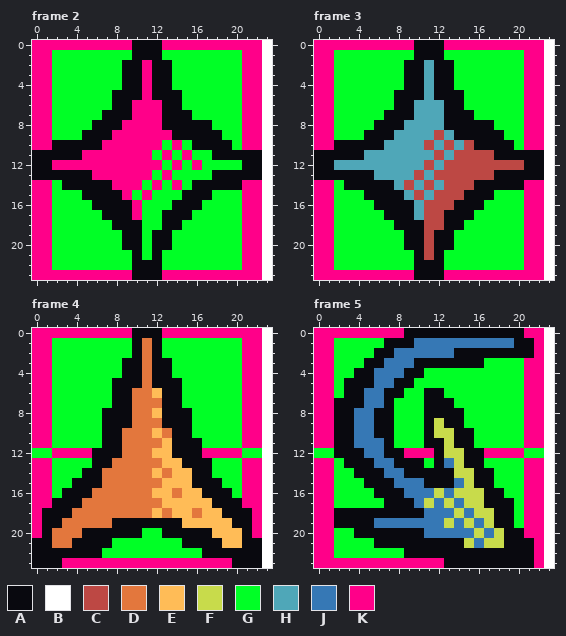
Two versions of one pixel-art file, lockdeck/assets/effects/effect template large.aseprite. That is the earlier state.
24x24 pixels, 14 frames. Shown: frame 2, frame 3, frame 4, frame 5. The commit also changed other frames, which this record leaves out.
Visible layers, top first: "inline", "outline", "size guide".
Palette (. is transparent): A #09090f  B #ffffff  C #bd4844  D #e3773d  E #ffbc57  F #c8db4b  G #00ff26  H #4fa7b8  J #3678b5  K #ff0089
Pixels before, frame 2, first column x 0:
 0 KKKKKKKKKKAAAKKKKKKKKKKB
 1 KKGGGGGGGGAAAGGGGGGGGKKB
 2 KKGGGGGGGAAKAAGGGGGGGKKB
 3 KKGGGGGGGAAKAAGGGGGGGKKB
 4 KKGGGGGGGAAKAAGGGGGGGKKB
 5 KKGGGGGGAAAKAAAGGGGGGKKB
 6 KKGGGGGGAAKKKAAGGGGGGKKB
 7 KKGGGGGAAAKKKAAAGGGGGKKB
 8 KKGGGGAAAKKKKAAAAAGGGKKB
 9 KKGGGAAAKKKKKKAAAAAGGKKB
10 KKAAAAAKKKKKKGKGAAAAGKKB
11 AAAAAKKKKKKKGKGKGGAAAAAB
12 AAKKKKKKKKKKKGKGKGGGGAAB
13 AAAAAAKKKKKKGKGGGGAAAAAB
14 KKGAAAAAKKKGKGKGAAAAAKKB
15 KKGGGAAAAKGKGGGAAAGGGKKB
16 KKGGGGAAAAKGGGAAAGGGGKKB
17 KKGGGGGAAAKGGAAAGGGGGKKB
18 KKGGGGGGAAAGGAAGGGGGGKKB
19 KKGGGGGGGAAGAAGGGGGGGKKB
20 KKGGGGGGGAAGAAGGGGGGGKKB
21 KKGGGGGGGGAGAGGGGGGGGKKB
22 KKGGGGGGGGAAAGGGGGGGGKKB
23 KKKKKKKKKKAAAKKKKKKKKKKB
Pixels before, frame 3, first column x 0:
 0 KKKKKKKKKKAAAKKKKKKKKKKB
 1 KKGGGGGGGGAAAGGGGGGGGKKB
 2 KKGGGGGGGAAHAAGGGGGGGKKB
 3 KKGGGGGGGAAHAAGGGGGGGKKB
 4 KKGGGGGGGAAHAAGGGGGGGKKB
 5 KKGGGGGGAAAHAAAGGGGGGKKB
 6 KKGGGGGGAAHHHAAGGGGGGKKB
 7 KKGGGGGAAAHHHAAAGGGGGKKB
 8 KKGGGGAAAHHHHAAAAAGGGKKB
 9 KKGGGAAAHHHHCHAAAAAGGKKB
10 KKAAAAAHHHHCHCHCAAAAGKKB
11 AAAAAHHHHHHHCHCCCCAAAAAB
12 AAHHHHHHHHHCHCCCCCCCCAAB
13 AAAAAAHHHHCHCCCCCCAAAAAB
14 KKGAAAAAHCHCHCCCAAAAAKKB
15 KKGGGAAAAHCHCCCAAAGGGKKB
16 KKGGGGAAAAHCCCAAAGGGGKKB
17 KKGGGGGAAAHCCAAAGGGGGKKB
18 KKGGGGGGAAACCAAGGGGGGKKB
19 KKGGGGGGGAACAAGGGGGGGKKB
20 KKGGGGGGGAACAAGGGGGGGKKB
21 KKGGGGGGGGACAGGGGGGGGKKB
22 KKGGGGGGGGAAAGGGGGGGGKKB
23 KKKKKKKKKKAAAKKKKKKKKKKB
Pixels before, frame 4, first column x 0:
 0 KKKKKKKKKKAAAKKKKKKKKKKB
 1 KKGGGGGGGGADAGGGGGGGGKKB
 2 KKGGGGGGGGADAGGGGGGGGKKB
 3 KKGGGGGGGAADAAGGGGGGGKKB
 4 KKGGGGGGGAADAAGGGGGGGKKB
 5 KKGGGGGGAAADAAAGGGGGGKKB
 6 KKGGGGGGAADDEAAGGGGGGKKB
 7 KKGGGGGGAADDDAAGGGGGGKKB
 8 KKGGGGGAAADDEAAAGGGGGKKB
 9 KKGGGGGAAADDDAAAGGGGGKKB
10 KKGGGGGAADDDEDAAGGGGGKKB
11 KKGGGGGAADDDDEAAAGGGGKKB
12 GGKKKKAAADDDEEAAAKKKKGGB
13 KKGGGGAADDDDDEEAAAGGGKKB
14 KKGGGAADDDDDEDEEAAGGGKKB
15 KKGGAAADDDDDDEEEAAAGGKKB
16 KKGAAADDDDDDEEDEEAAAGKKB
17 KKAAADDDDDDDDEEEEEAAAKKB
18 KAAADDDDDDDDEDEEDEEAAAKB
19 KAADDDDDAAAAAAAEEEEEAAKB
20 KADDDAAAAAAGGAAAAAEEEAKB
21 AADDAAAAGGGGGGGAAAAEEAAB
22 AAAAAAAGGGGGGGGGGAAAAAAB
23 AAAKKKKKKKKKKKKKKKKKAAAB
Pixels before, frame 5, first column x 0:
 0 KKKKKKKKKAAAAAAAAAAAAKKB
 1 KKGGGGGAAAJJJJJJJJJJAAKB
 2 KKGGGGAAJJJJJJAAAAAAAAKB
 3 KKGGGAAJJJAAAAAAAGGGGKKB
 4 KKGGAAJJJAAGGGGGGGGGGKKB
 5 KKGAAAJJAAGGGGGGGGGGGKKB
 6 KKGAAJJAAGGAAGGGGGGGGKKB
 7 KKAAAJJAGGGAAAGGGGGGGKKB
 8 KKAAJJAAGGGAAAAGGGGGGKKB
 9 KKAAJJAAGGGAFAAGGGGGGKKB
10 KKAAJJAAGGGAFFAAGGGGGKKB
11 KKAAJJJAGGGAAFAAGGGGGKKB
12 GGAAAJJAAKKKAFFAAKKKKGGB
13 KKGAAAJJAAAGAJFAAGGGGKKB
14 KKGGAAAJJAAAAAFFAAGGGKKB
15 KKGGGAAAJJJAAAJFAAGGGKKB
16 KKGGGGAAAJJJFJFFFAAGGKKB
17 KKGGGGGAAAJFJFJFFAAAGKKB
18 KKAAAAAAAAAJJJFJFFAAGKKB
19 KKAAAAJJJJJJJFJFJFAAGKKB
20 KKGGAAAAAAAJJJJJFJFAAKKB
21 KKGGGGAAAAAAAAAFJFFAAAKB
22 KKGGGGGGGAAAAAAAAAAAAAKB
23 KKKKKKKKKKKKKAAAAAAAAAKB
The same view after the edit:
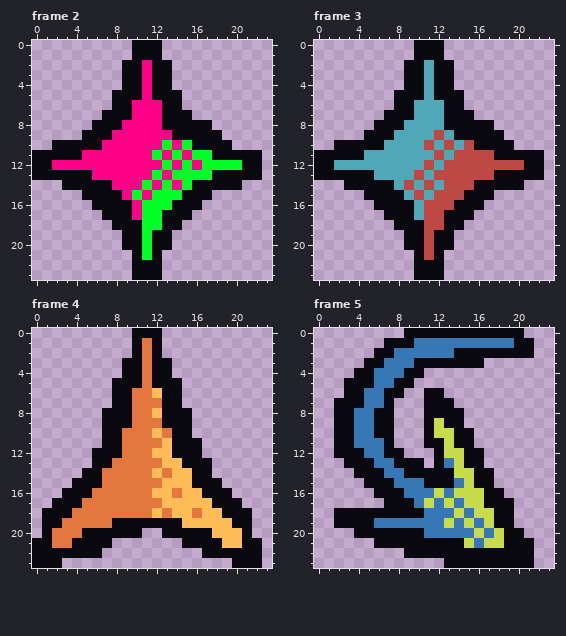
The edit:
layer "size guide" now hidden
Frame 2:
y 0: x 0..9 KKKKKKKKKK -> ..........; x 13..23 KKKKKKKKKKB -> ...........
y 1: x 0..9 KKGGGGGGGG -> ..........; x 13..23 GGGGGGGGKKB -> ...........
y 2..4: x 0..8 KKGGGGGGG -> .........; x 14..23 GGGGGGGKKB -> ..........
y 5..6: x 0..7 KKGGGGGG -> ........; x 15..23 GGGGGGKKB -> .........
y 7: x 0..6 KKGGGGG -> .......; x 16..23 GGGGGKKB -> ........
y 8: x 0..5 KKGGGG -> ......; x 18..23 GGGKKB -> ......
y 9: x 0..4 KKGGG -> .....; x 19..23 GGKKB -> .....
y 10: x 0..1 KK -> ..; x 20..23 GKKB -> ....
y 11..13: x 23 B -> .
y 14: x 0..2 KKG -> ...; x 21..23 KKB -> ...
y 15: x 0..4 KKGGG -> .....; x 18..23 GGGKKB -> ......
y 16: x 0..5 KKGGGG -> ......; x 17..23 GGGGKKB -> .......
y 17: x 0..6 KKGGGGG -> .......; x 16..23 GGGGGKKB -> ........
y 18: x 0..7 KKGGGGGG -> ........; x 15..23 GGGGGGKKB -> .........
y 19..20: x 0..8 KKGGGGGGG -> .........; x 14..23 GGGGGGGKKB -> ..........
y 21..22: x 0..9 KKGGGGGGGG -> ..........; x 13..23 GGGGGGGGKKB -> ...........
y 23: x 0..9 KKKKKKKKKK -> ..........; x 13..23 KKKKKKKKKKB -> ...........
Frame 3: the same change as frame 2
Frame 4:
y 0: x 0..9 KKKKKKKKKK -> ..........; x 13..23 KKKKKKKKKKB -> ...........
y 1..2: x 0..9 KKGGGGGGGG -> ..........; x 13..23 GGGGGGGGKKB -> ...........
y 3..4: x 0..8 KKGGGGGGG -> .........; x 14..23 GGGGGGGKKB -> ..........
y 5..7: x 0..7 KKGGGGGG -> ........; x 15..23 GGGGGGKKB -> .........
y 8..10: x 0..6 KKGGGGG -> .......; x 16..23 GGGGGKKB -> ........
y 11: x 0..6 KKGGGGG -> .......; x 17..23 GGGGKKB -> .......
y 12: x 0..5 GGKKKK -> ......; x 17..23 KKKKGGB -> .......
y 13: x 0..5 KKGGGG -> ......; x 18..23 GGGKKB -> ......
y 14: x 0..4 KKGGG -> .....; x 18..23 GGGKKB -> ......
y 15: x 0..3 KKGG -> ....; x 19..23 GGKKB -> .....
y 16: x 0..2 KKG -> ...; x 20..23 GKKB -> ....
y 17: x 0..1 KK -> ..; x 21..23 KKB -> ...
y 18..19: x 0 K -> .; x 22..23 KB -> ..
y 20: x 0 K -> .; x 11..12 GG -> ..; x 22..23 KB -> ..
y 21: x 8..14 GGGGGGG -> .......; x 23 B -> .
y 22: x 7..16 GGGGGGGGGG -> ..........; x 23 B -> .
y 23: x 3..19 KKKKKKKKKKKKKKKKK -> .................; x 23 B -> .
Frame 5:
y 0: x 0..8 KKKKKKKKK -> .........; x 21..23 KKB -> ...
y 1: x 0..6 KKGGGGG -> .......; x 22..23 KB -> ..
y 2: x 0..5 KKGGGG -> ......; x 22..23 KB -> ..
y 3: x 0..4 KKGGG -> .....; x 17..23 GGGGKKB -> .......
y 4: x 0..3 KKGG -> ....; x 11..23 GGGGGGGGGGKKB -> .............
y 5: x 0..2 KKG -> ...; x 10..23 GGGGGGGGGGGKKB -> ..............
y 6: x 0..2 KKG -> ...; x 9..10 GG -> ..; x 13..23 GGGGGGGGKKB -> ...........
y 7: x 0..1 KK -> ..; x 8..10 GGG -> ...; x 14..23 GGGGGGGKKB -> ..........
y 8..9: x 0..1 KK -> ..; x 8..10 GGG -> ...; x 15..23 GGGGGGKKB -> .........
y 10..11: x 0..1 KK -> ..; x 8..10 GGG -> ...; x 16..23 GGGGGKKB -> ........
y 12: x 0..1 GG -> ..; x 9..11 KKK -> ...; x 17..23 KKKKGGB -> .......
y 13: x 0..2 KKG -> ...; x 11 G -> .; x 17..23 GGGGKKB -> .......
y 14: x 0..3 KKGG -> ....; x 18..23 GGGKKB -> ......
y 15: x 0..4 KKGGG -> .....; x 18..23 GGGKKB -> ......
y 16: x 0..5 KKGGGG -> ......; x 19..23 GGKKB -> .....
y 17: x 0..6 KKGGGGG -> .......; x 20..23 GKKB -> ....
y 18..19: x 0..1 KK -> ..; x 20..23 GKKB -> ....
y 20: x 0..3 KKGG -> ....; x 21..23 KKB -> ...
y 21: x 0..5 KKGGGG -> ......; x 22..23 KB -> ..
y 22: x 0..8 KKGGGGGGG -> .........; x 22..23 KB -> ..
y 23: x 0..12 KKKKKKKKKKKKK -> .............; x 22..23 KB -> ..
Pixel boxes of the changes (left, top, right, bottom) in both pictures:
erased: (32, 40, 272, 280)
erased: (314, 40, 554, 280)
erased: (32, 328, 272, 568)
erased: (314, 328, 554, 568)
